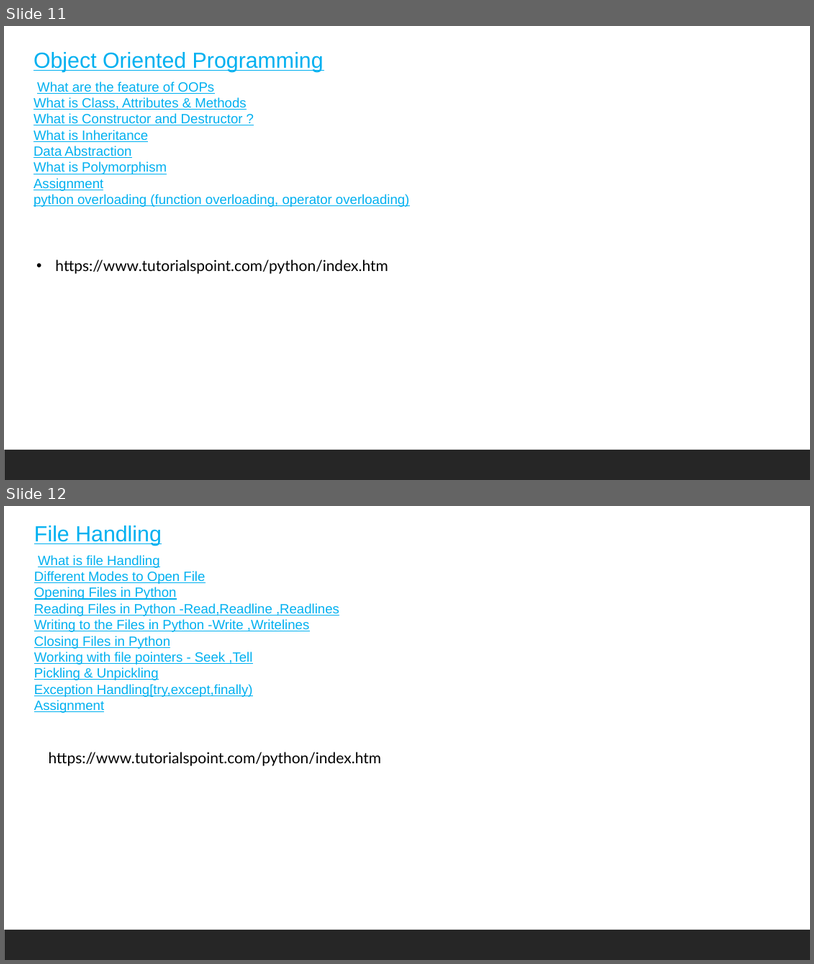
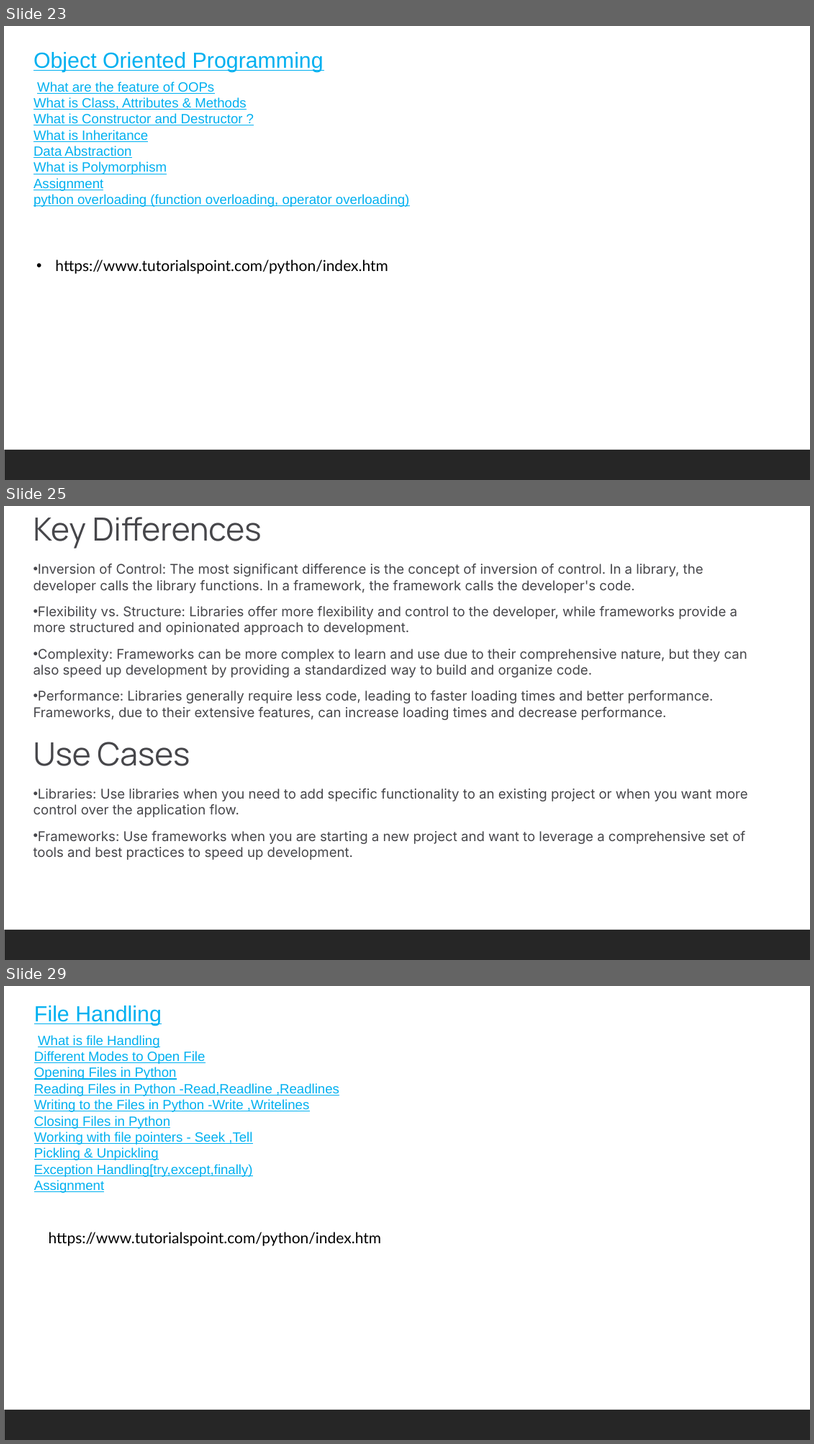
Before and after one commit to shahil04/ds_materials, a slide deck: 5.0_python_6.libraries/module_5_python_beg_to_advance.pptx. Shown one above the other, each under a label of ours: slides 11 and 12 before the commit, slides 23, 25 and 29 after it; the slides between them are not shown. The pictures are 814x964 and 814x1444 pixels, drawn with LibreOffice and Linux fonts; fonts in the diff are those of the drawing. Boxes give left, top, right and bottom in pixels: in the first picture for what was removed or moved away, otherwise in the second. Text is boxed around its words. In the diff, an @@ line names an element or a change of style, - is before the commit and + after.

```diff
--- a/5.0_python_6.libraries/module_5_python_beg_to_advance.pptx
+++ b/5.0_python_6.libraries/module_5_python_beg_to_advance.pptx
@@ slide 25 added at (4, 506, 810, 960), background #FFFFFF; not listed: 1 template element that a slide beside it also shows @@
@@ text added at (34, 517, 748, 860), 16 pt, text #46464A @@
+Key Differences
+• Inversion of Control: The most significant difference is the concept of inversion of control. In a library, the developer calls the library functions. In a framework, the framework calls the developer's code.
+• Flexibility vs. Structure: Libraries offer more flexibility and control to the developer, while frameworks provide a more structured and opinionated approach to development.
+• Complexity: Frameworks can be more complex to learn and use due to their comprehensive nature, but they can also speed up development by providing a standardized way to build and organize code.
+• Performance: Libraries generally require less code, leading to faster loading times and better performance. Frameworks, due to their extensive features, can increase loading times and decrease performance.
+Use Cases
+• Libraries: Use libraries when you need to add specific functionality to an existing project or when you want more control over the application flow.
+• Frameworks: Use frameworks when you are starting a new project and want to leverage a comprehensive set of tools and best practices to speed up development.
@@ what was slide 11 is now slide 23 @@
@@ what was slide 12 is now slide 29 @@
```
Also in this commit, not shown: 1 slide changed, 17 other slides added, 53 other files.
